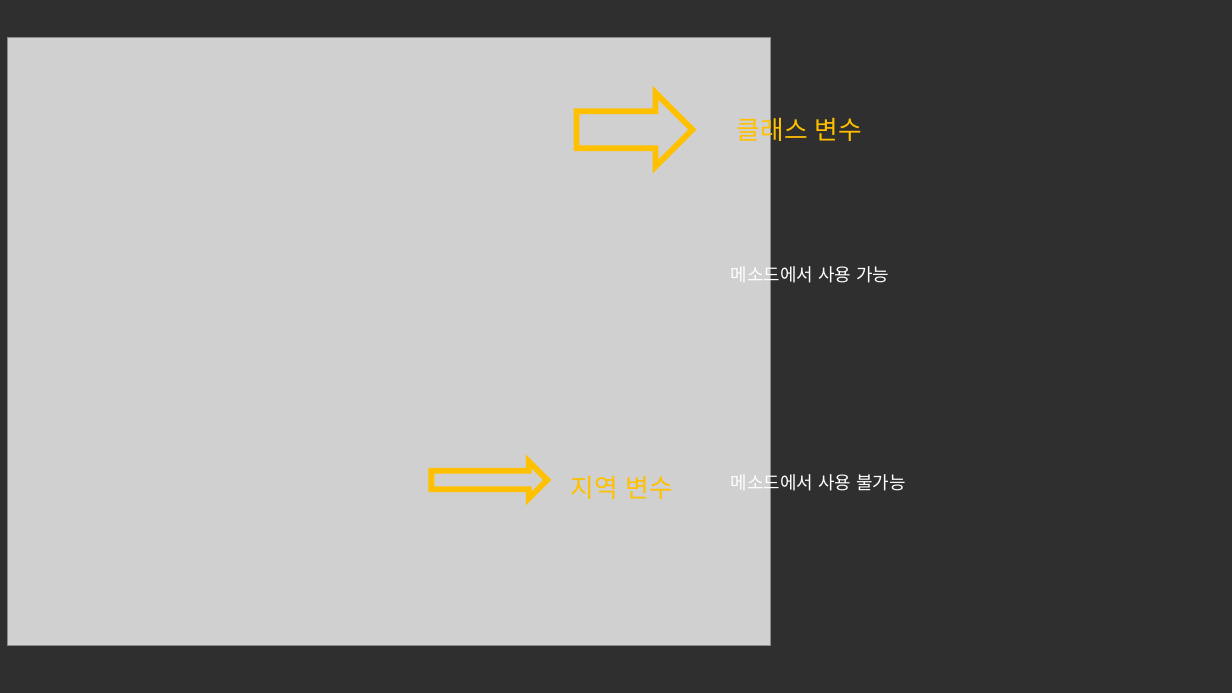
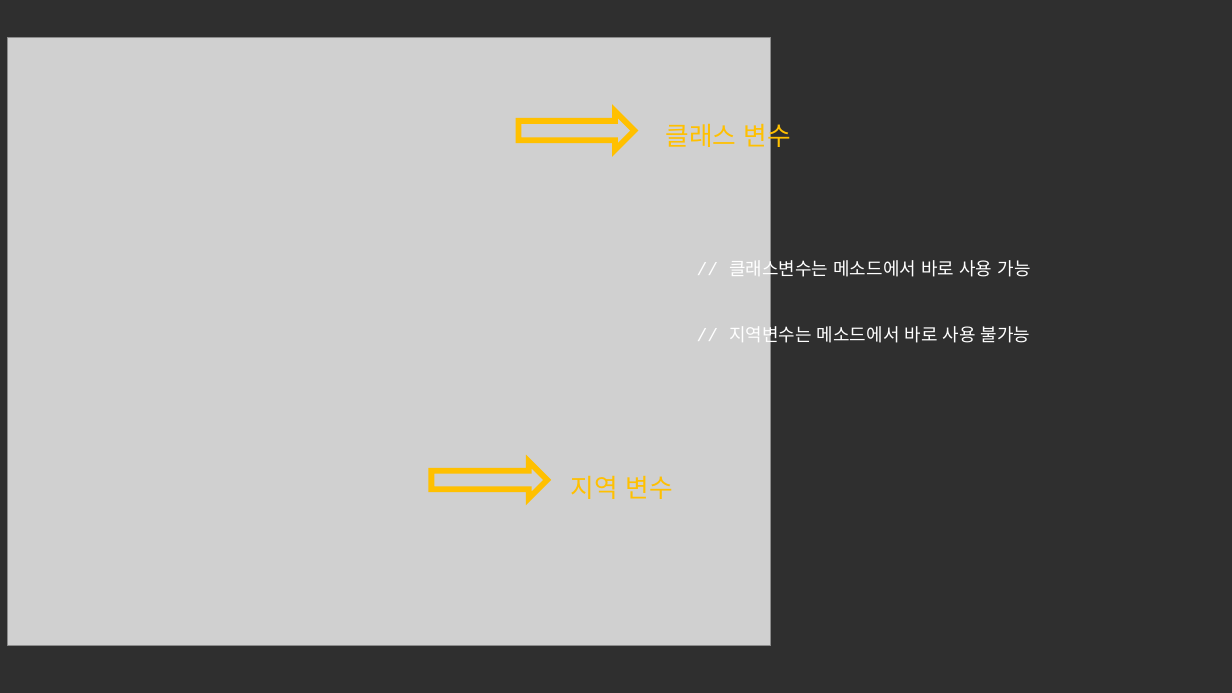
Before and after one commit to forwdevel/Full-Stack, a slide deck: slide 17 of 객체이론정리.pptx. Drawn at 1232x693 pixels with LibreOffice and Linux fonts; fonts in the diff are those of the drawing; grey boxes stand for pictures. Boxes give left, top, right and bottom in pixels: in the first picture for what was removed or moved away, otherwise in the second. Text is boxed around its words. In the diff, an @@ line names an element or a change of style, - is before the commit and + after.

```diff
--- a/객체이론정리.pptx
+++ b/객체이론정리.pptx
@@ right arrow: place and size @@
-right arrow at [577,92,692,166]
+right arrow at [518,111,634,150]
@@ text "클래스 변수": place and size @@
-text "클래스 변수" at [737,113,862,146]
+text "클래스 변수" at [666,119,791,152]
@@ text at [729,257,1030,281]: text changed @@
-메소드에서 사용 가능
+// 클래스변수는 메소드에서 바로 사용 가능
@@ text at [729,322,1031,346]: text changed @@
-메소드에서 사용 불가능
+// 지역변수는 메소드에서 바로 사용 불가능
```
Also in this commit, not shown: 1 other slide changed, 4 slides added.
